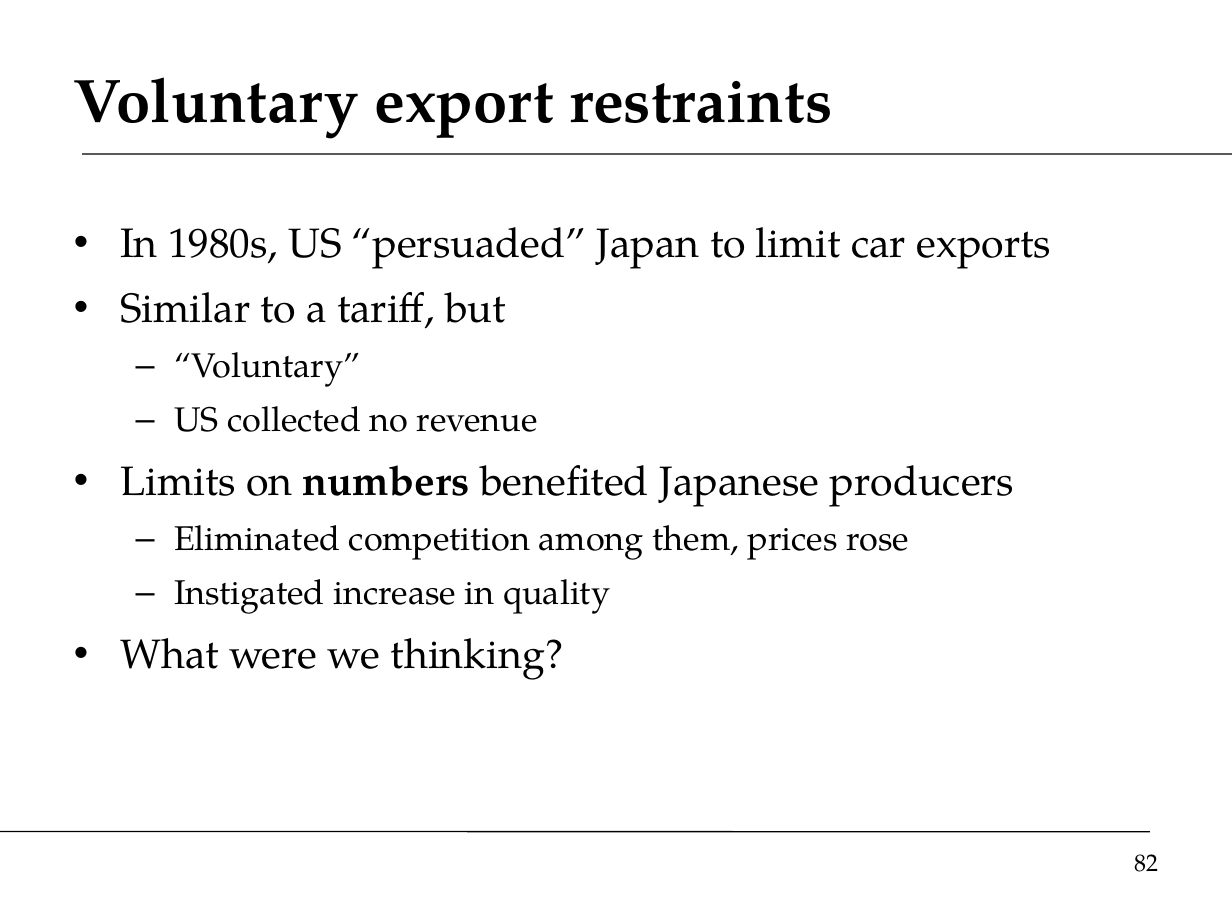
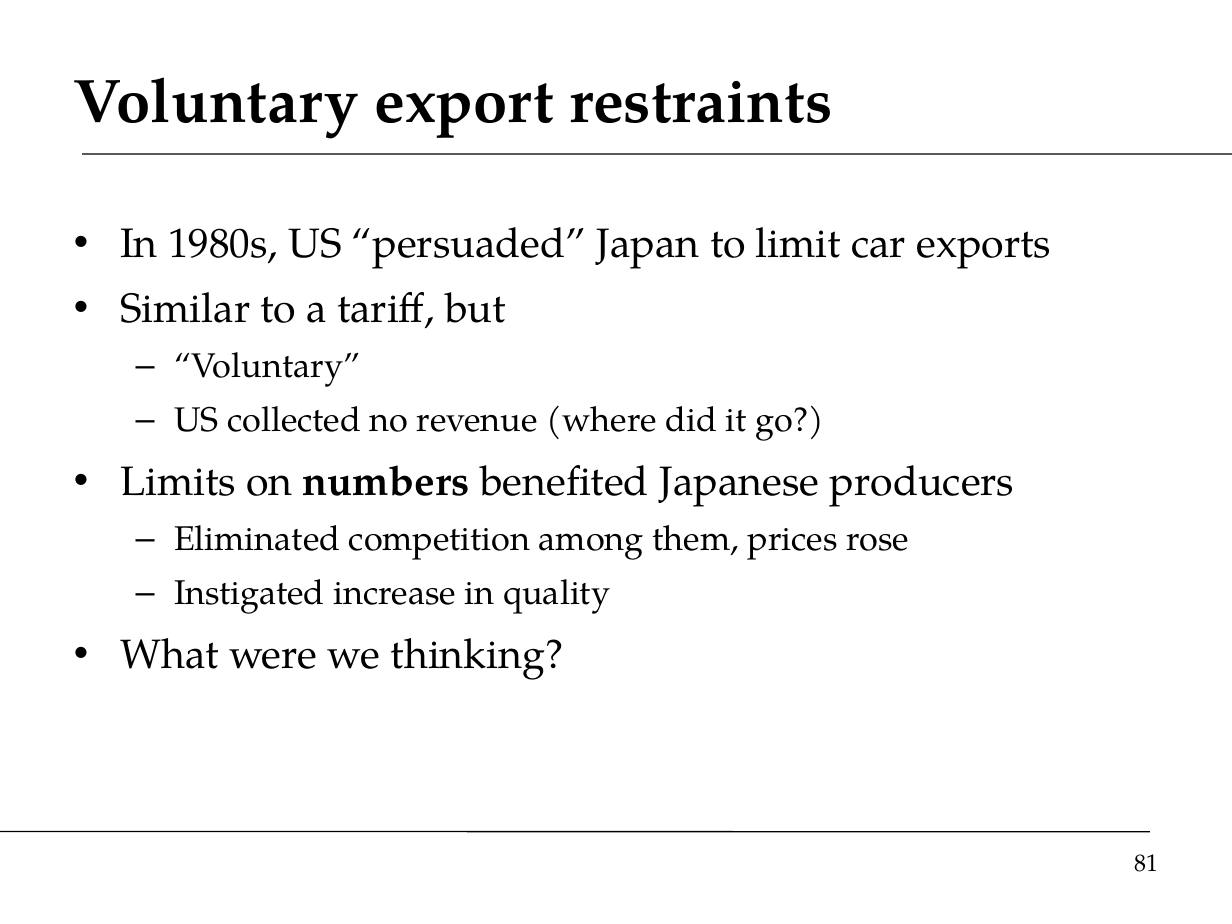
Before and after one commit to DaveBackus/Global_Economy, a slide deck: slide 81 of Slides/slides_trade_f14.pptx (slide 82 before the commit). Drawn at 1232x924 pixels with LibreOffice and Linux fonts; fonts in the diff are those of the drawing. Boxes give left, top, right and bottom in pixels: in the first picture for what was removed or moved away, otherwise in the second. Text is boxed around its words. In the diff, an @@ line names an element or a change of style, - is before the commit and + after.

```diff
--- a/Slides/slides_trade_f14.pptx
+++ b/Slides/slides_trade_f14.pptx
@@ text at (174,405,824,441): text changed @@
-  – US collected no revenue
+  – US collected no revenue (where did it go?)
@@ page number at (1134,854,1158,872): text changed @@
-82
+81
```
Also in this commit, not shown: 13 other slides changed, 3 slides added, 1 slide removed, 40 other files.
